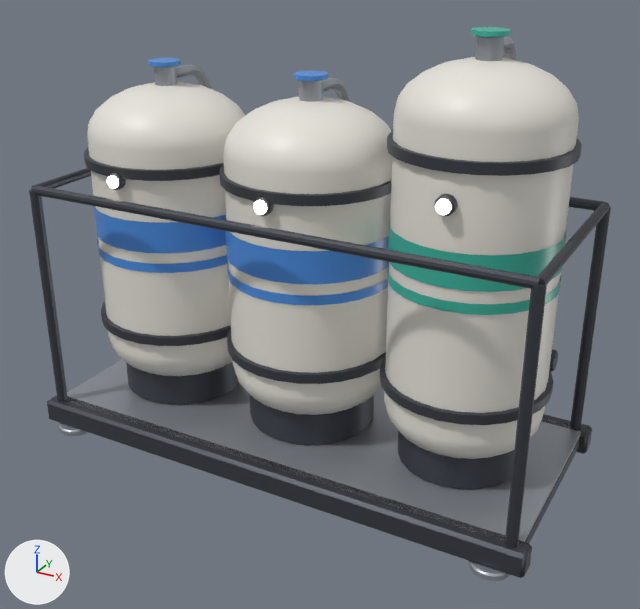
The glTF model public/models/v4/tanks_v4.glb, before and after one commit.
The view is the same before and after, from a camera (50 mm lens) standing at (2.55, -4.53, 3.27) and looking at (0.11, -0.1, 1.06). Arrows for +X, +Y and +Z are at lower left; the lights stay in place. The picture after the commit comes second. Vertices at exactly the same position are counted once.

Objects in the first picture: 'body'.
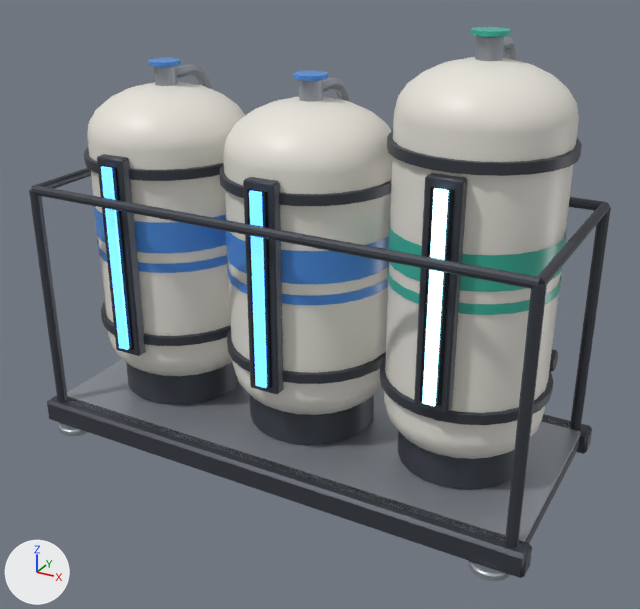
What differs and where, as boxes [x1, y1, x2, y2] in the pictures (640 x 609 px):
'gauge_frame_2', added
    after: [414, 173, 468, 413]
    faces in mat_dark_metal (dark grey #43474f): [414, 173, 468, 413]
    faces in mat_lens (black #0e141b): [420, 187, 454, 406]
'gauge_frame_1', added
    after: [243, 177, 284, 394]
    faces in mat_dark_metal (dark grey #43474f): [243, 177, 284, 394]
    faces in mat_lens (black #0e141b): [247, 189, 272, 388]
'gauge_frame_0', added
    after: [97, 154, 146, 356]
    faces in mat_dark_metal (dark grey #43474f): [97, 154, 146, 356]
    faces in mat_lens (black #0e141b): [100, 165, 134, 350]
'gauge_fill_2', added
    after: [422, 188, 449, 406]
'gauge_fill_1', added (blue)
    after: [249, 190, 267, 388]
'gauge_fill_0', added (blue)
    after: [101, 166, 129, 350]
part 1 of me_body, deleted
    before: [107, 172, 458, 216]

Patch to the scene script:
```diff
--- a/public/models/v4/tanks_v4.glb.py
+++ b/public/models/v4/tanks_v4.glb.py
@@ me_body @@
-me_body.from_pydata(...)  # 3520 vertices, 6572 faces; spans x -1.7..1.7, y -0.8..0.8, z 0.0..2.74
+me_body.from_pydata(...)  # 3304 vertices, 6164 faces; spans x -1.7..1.7, y -0.8..0.8, z 0.0..2.74
+# me_body part 1: 6 loose pieces with 216 vertices, spanning x -1.1..1.1, y -0.58..-0.47, z 1.75..2.0, are deleted
 me_body.materials.append(mat_dark_metal)
@@ me_body @@
 me_body.materials.append(mat_water_blue)
-me_body.materials.append(mat_ext_light)  # pale yellow #fff6e6, glowing pale yellow #fff3de
 me_body.materials.append(mat_teal)
@@ ob_gauge_frame_2 @@
+ob_gauge_frame_2 = bpy.data.objects.new('gauge_frame_2', me_gauge_frame_2)  # 32 vertices, 56 faces; spans x 0.95..1.15, y -0.566..-0.475, z 0.8..2.1; in mat_dark_metal (dark grey #43474f), mat_lens (black #0e141b)
+ob_gauge_frame_2.location = (0.0, 0.0, 0.0)
@@ ob_gauge_frame_1 @@
+ob_gauge_frame_1 = bpy.data.objects.new('gauge_frame_1', me_gauge_frame_1)  # 32 vertices, 56 faces; spans x -0.1..0.1, y -0.606..-0.515, z 0.65..1.95; in mat_dark_metal (dark grey #43474f), mat_lens (black #0e141b)
+ob_gauge_frame_1.location = (0.0, 0.0, 0.0)
@@ ob_gauge_frame_0 @@
+ob_gauge_frame_0 = bpy.data.objects.new('gauge_frame_0', me_gauge_frame_0)  # 32 vertices, 56 faces; spans x -1.15..-0.95, y -0.606..-0.515, z 0.65..1.95; in mat_dark_metal (dark grey #43474f), mat_lens (black #0e141b)
+ob_gauge_frame_0.location = (0.0, 0.0, 0.0)
@@ ob_gauge_fill_2 @@
+ob_gauge_fill_2 = bpy.data.objects.new('gauge_fill_2', me_gauge_fill_2)  # a box spanning x -0.035..0.035, y -0.01..0.01, z 0.0..1.2; in mat_gauge_air (cyan #9fe3f2, glowing cyan #a8efff)
+ob_gauge_fill_2.location = (1.05, -0.577, 0.85)
@@ ob_gauge_fill_1 @@
+ob_gauge_fill_1 = bpy.data.objects.new('gauge_fill_1', me_gauge_fill_1)  # a box spanning x -0.035..0.035, y -0.01..0.01, z 0.0..1.2; in mat_gauge_water (blue #4c8fe0, glowing blue #58a3ff)
+ob_gauge_fill_1.location = (0.0, -0.617, 0.7)
@@ ob_gauge_fill_0 @@
+ob_gauge_fill_0 = bpy.data.objects.new('gauge_fill_0', me_gauge_fill_0)  # a box spanning x -0.035..0.035, y -0.01..0.01, z 0.0..1.2; in mat_gauge_water (blue #4c8fe0, glowing blue #58a3ff)
+ob_gauge_fill_0.location = (-1.05, -0.617, 0.7)
```
